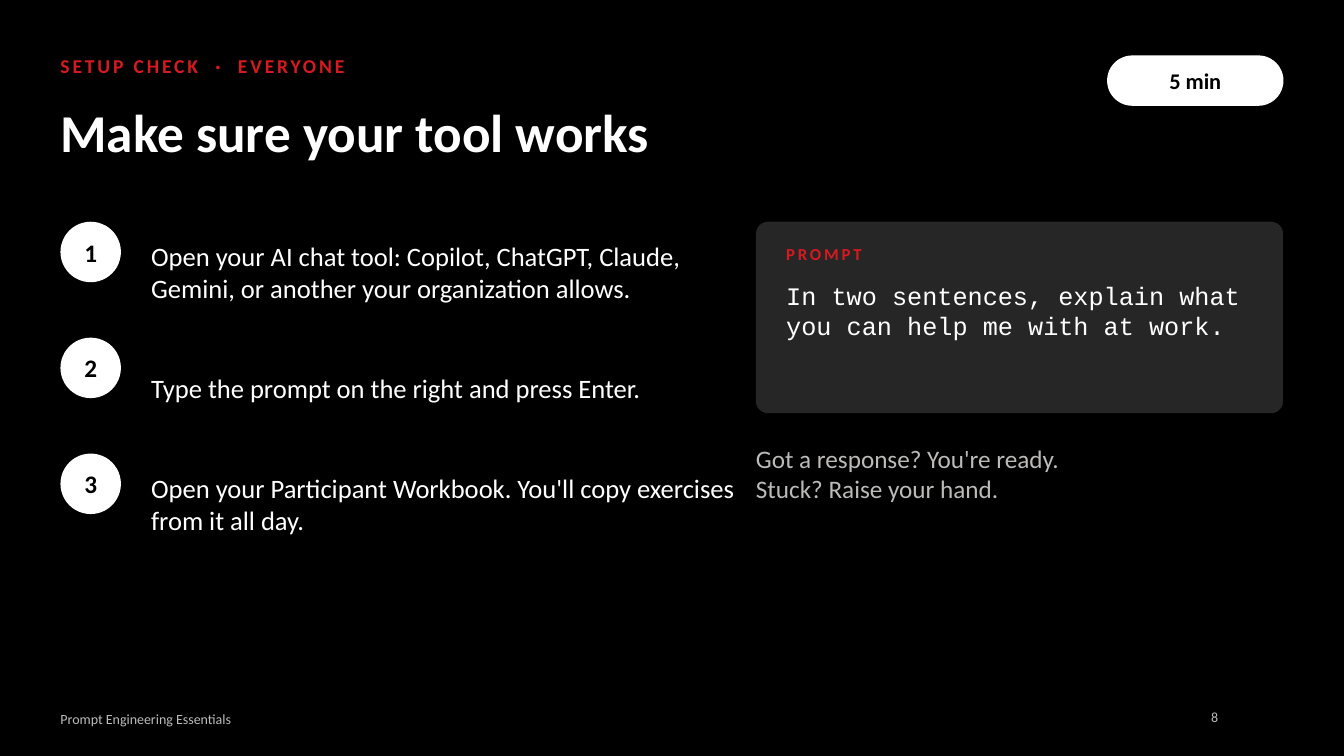
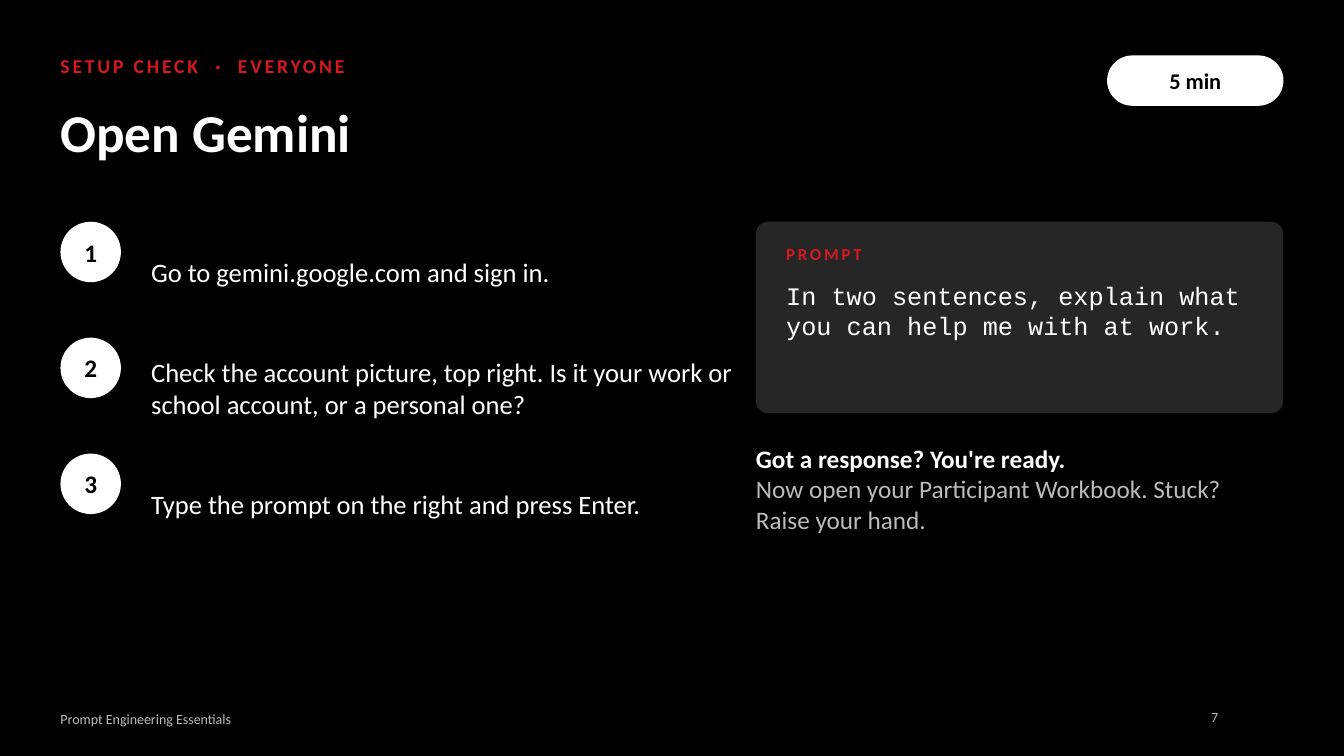
Before and after one commit to DataHurdler/pb-group-D, a slide deck: slide 7 of materials/slides/prompt-engineering-essentials.pptx (slide 8 before the commit). Drawn at 1344x756 pixels with LibreOffice and Linux fonts; fonts in the diff are those of the drawing; background and template pictures are left out. Boxes give left, top, right and bottom in pixels: in the first picture for what was removed or moved away, otherwise in the second. Text is boxed around its words. In the diff, an @@ line names an element or a change of style, - is before the commit and + after.

```diff
--- a/materials/slides/prompt-engineering-essentials.pptx
+++ b/materials/slides/prompt-engineering-essentials.pptx
@@ title at (x1=60, y1=114, x2=351, y2=161): text changed @@
-Make sure your tool works
+Open Gemini
@@ text at (x1=151, y1=263, x2=550, y2=287): text changed @@
-Open your AI chat tool: Copilot, ChatGPT, Claude, Gemini, or another your organization allows.
+Go to gemini.google.com and sign in.
@@ text at (x1=151, y1=363, x2=731, y2=419): text changed @@
-Type the prompt on the right and press Enter.
+Check the account picture, top right. Is it your work or school account, or a personal one?
@@ text at (x1=756, y1=450, x2=1065, y2=472): text colour #BCBBBA to #FFFFFF, bold on in "Got a response? You're ready." @@
@@ text at (x1=151, y1=495, x2=640, y2=519): text changed @@
-Open your Participant Workbook. You'll copy exercises from it all day.
+Type the prompt on the right and press Enter.
@@ text at (x1=756, y1=480, x2=1220, y2=533): text changed @@
-Stuck? Raise your hand.
+Now open your Participant Workbook. Stuck? Raise your hand.
@@ page number at (x1=1211, y1=713, x2=1218, y2=722): text changed @@
-8
+7
```
Also in this commit, not shown: 32 other slides changed, 2 slides added, 11 slides removed, 21 other files.
